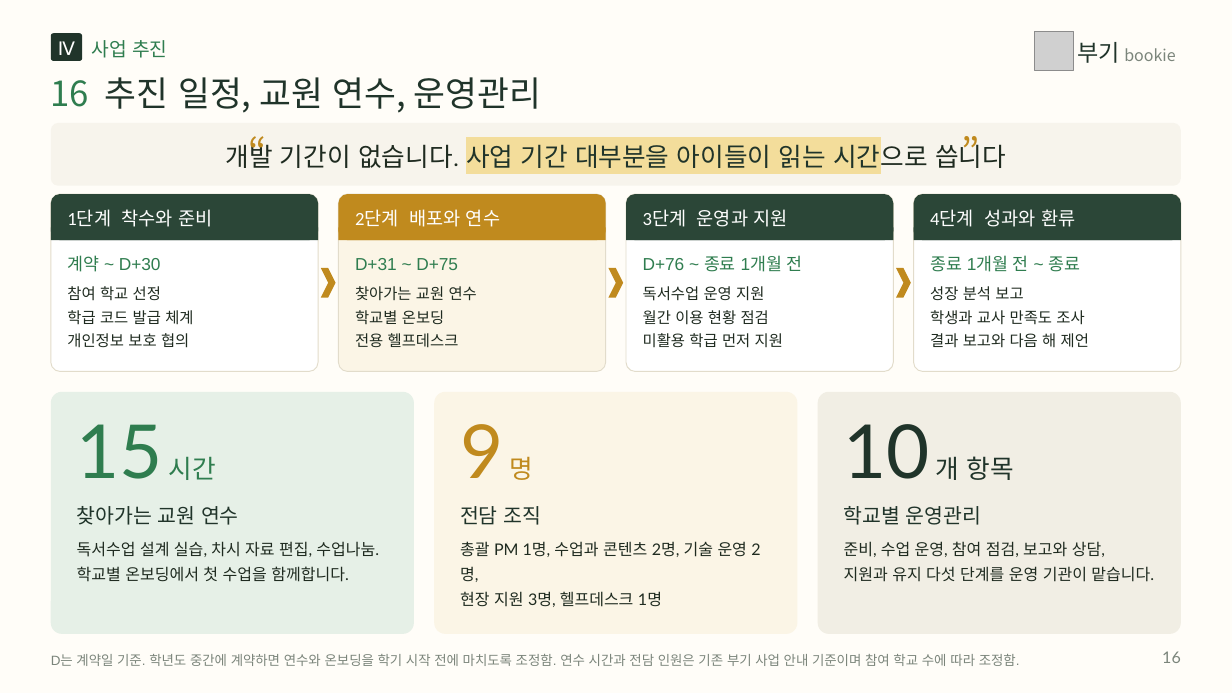
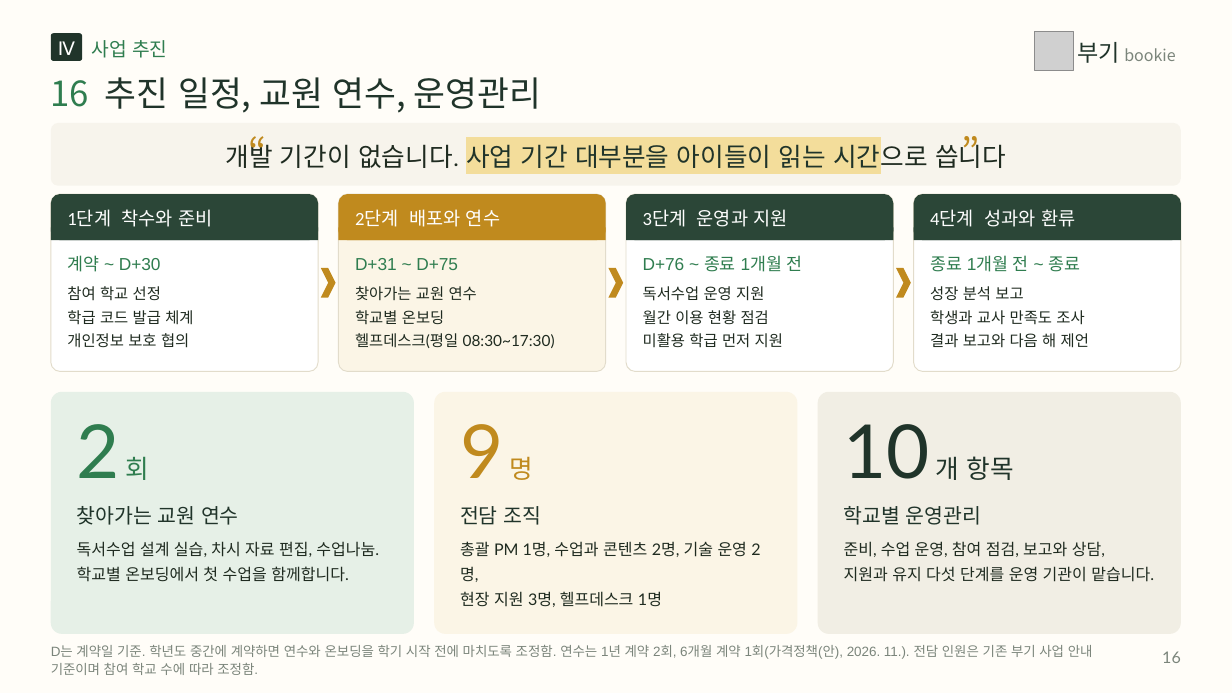
Before and after one commit to legoschool/bookie-test, a slide deck: slide 16 of promo/dl/proposal/bookie-proposal-short-20p.pptx. Drawn at 1232x693 pixels with LibreOffice and Linux fonts; fonts in the diff are those of the drawing; grey boxes stand for pictures. Boxes give left, top, right and bottom in pixels: in the first picture for what was removed or moved away, otherwise in the second. Text is boxed around its words. In the diff, an @@ line names an element or a change of style, - is before the commit and + after.

```diff
--- a/promo/dl/proposal/bookie-proposal-short-20p.pptx
+++ b/promo/dl/proposal/bookie-proposal-short-20p.pptx
@@ text at (355,333,555,348): text changed @@
-전용 헬프데스크
+헬프데스크(평일 08:30~17:30)
@@ text at (77,424,150,480): text changed @@
-15 시간
+2 회
@@ text at (51,645,1093,675): text changed @@
-D는 계약일 기준. 학년도 중간에 계약하면 연수와 온보딩을 학기 시작 전에 마치도록 조정함. 연수 시간과 전담 인원은 기존 부기 사업 안내 기준이며 참여 학교 수에 따라 조정함.
+D는 계약일 기준. 학년도 중간에 계약하면 연수와 온보딩을 학기 시작 전에 마치도록 조정함. 연수는 1년 계약 2회, 6개월 계약 1회(가격정책(안), 2026. 11.). 전담 인원은 기존 부기 사업 안내 기준이며 참여 학교 수에 따라 조정함.
```
Also in this commit, not shown: 9 other slides changed, 42 other files.
